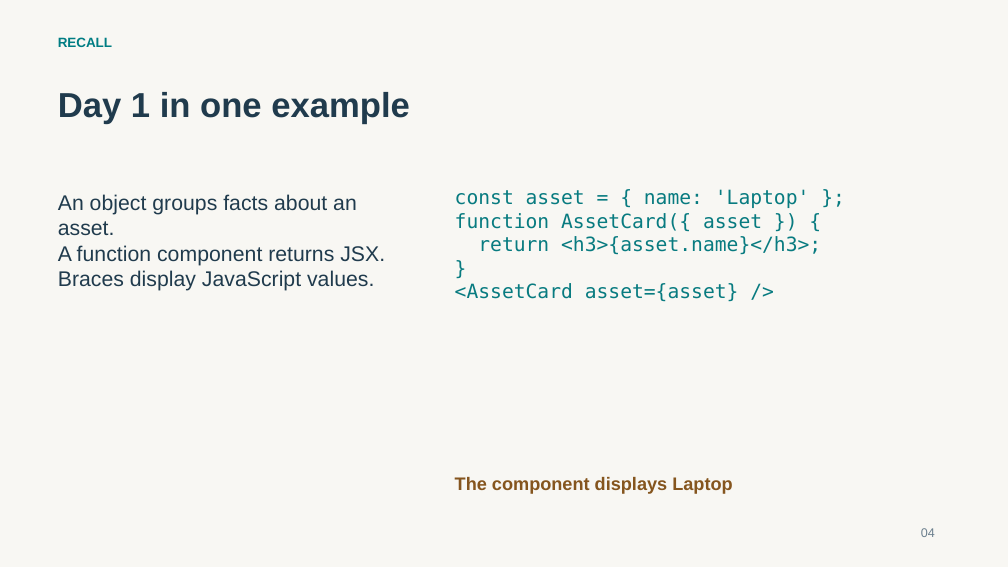
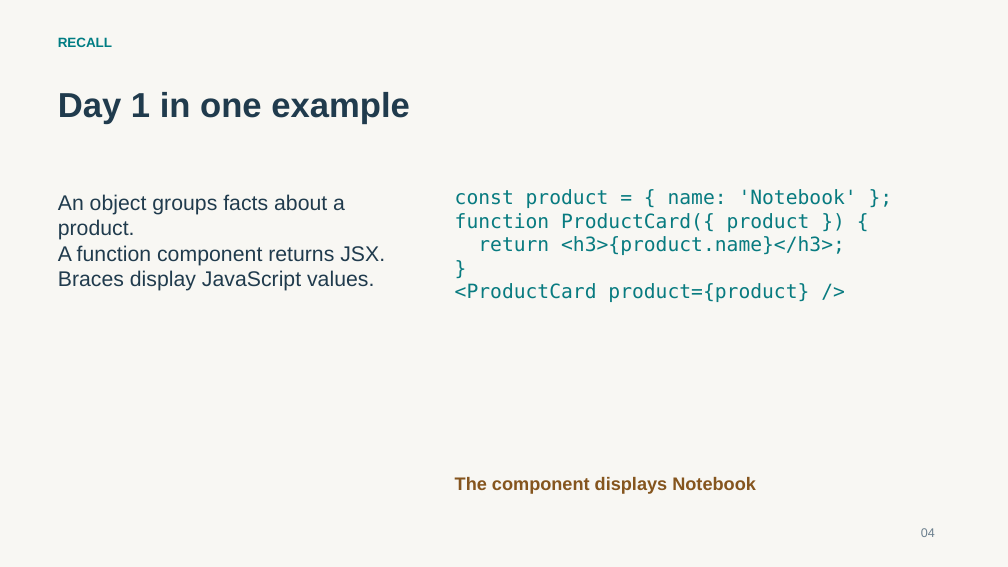
Before and after one commit to thesubhaprasad/tcs-sme-reactjs-learning, a slide deck: slide 4 of training/day-2/2_ReactJS_Day_Two_Subha_Prasad.pptx. Drawn at 1008x567 pixels with LibreOffice and Linux fonts; fonts in the diff are those of the drawing. Boxes give left, top, right and bottom in pixels: in the first picture for what was removed or moved away, otherwise in the second. Text is boxed around its words. In the diff, an @@ line names an element or a change of style, - is before the commit and + after.

Commit message:
Use Product Catalog for Day 2 components and training

```diff
--- a/training/day-2/2_ReactJS_Day_Two_Subha_Prasad.pptx
+++ b/training/day-2/2_ReactJS_Day_Two_Subha_Prasad.pptx
@@ text at bbox=[58, 194, 345, 240]: text changed @@
-An object groups facts about an asset.
+An object groups facts about a product.
@@ text at bbox=[455, 189, 857, 255]: text changed @@
-const asset = { name: 'Laptop' };
-function AssetCard({ asset }) {
-return <h3>{asset.name}</h3>;
+const product = { name: 'Notebook' };
+function ProductCard({ product }) {
+return <h3>{product.name}</h3>;
@@ text at bbox=[455, 283, 809, 302]: text changed @@
-<AssetCard asset={asset} />
+<ProductCard product={product} />
@@ text at bbox=[455, 477, 756, 494]: text changed @@
-The component displays Laptop
+The component displays Notebook
```
Also in this commit, not shown: 24 other slides changed, 23 other files.
